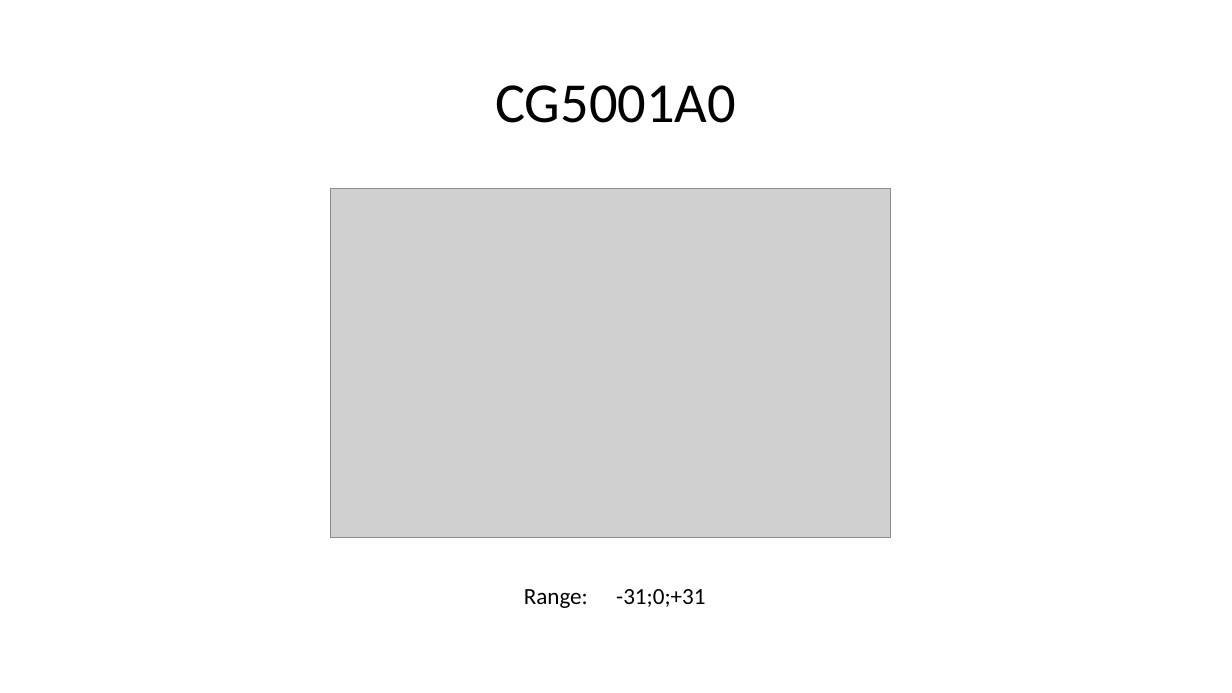
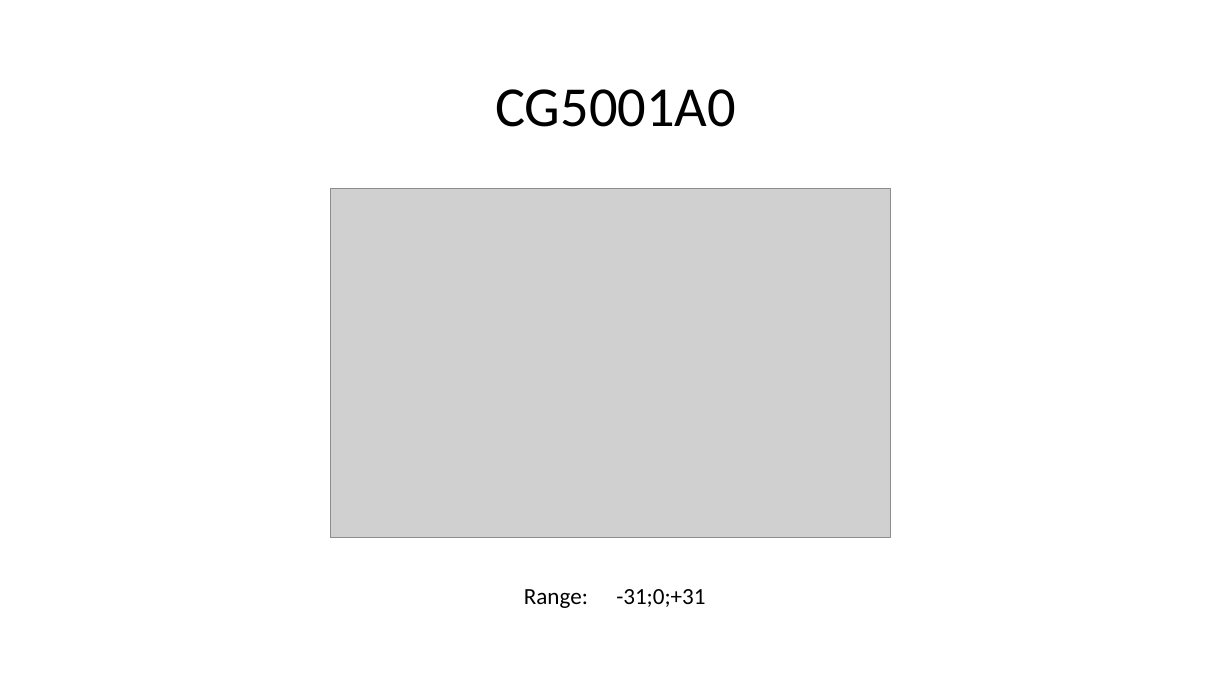
Before and after one commit to ADVRHumanoids/iit-cogimon-ros-pkg, a slide deck: slide 10 of cogimon_urdf/docs/COGIMON_degree_of_freedom.pptx. Drawn at 1232x693 pixels with LibreOffice and Linux fonts; fonts in the diff are those of the drawing; grey boxes stand for pictures. Boxes give left, top, right and bottom in pixels: in the first picture for what was removed or moved away, otherwise in the second. Text is boxed around its words. In the diff, an @@ line names an element or a change of style, - is before the commit and + after.

```diff
--- a/cogimon_urdf/docs/COGIMON_degree_of_freedom.pptx
+++ b/cogimon_urdf/docs/COGIMON_degree_of_freedom.pptx
@@ text "CG5001A0" at [495, 89, 736, 127]: line spacing 0.9 to 1 @@
```
Also in this commit, not shown: 9 other slides changed, 2 other files.
